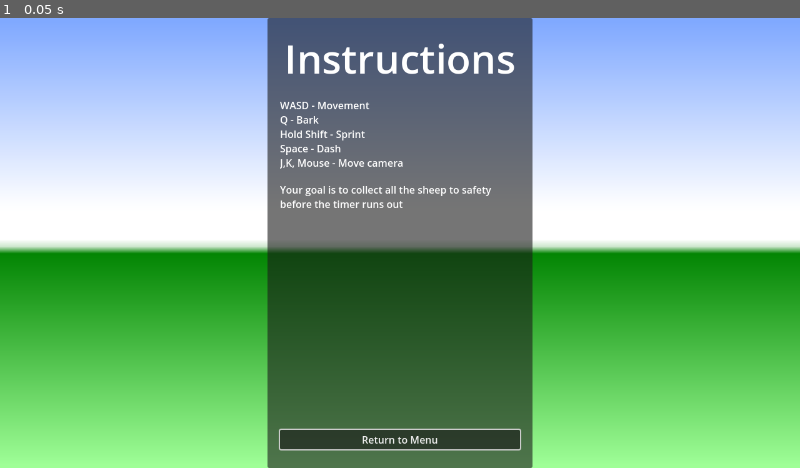
Above: before the commit, frame 1.
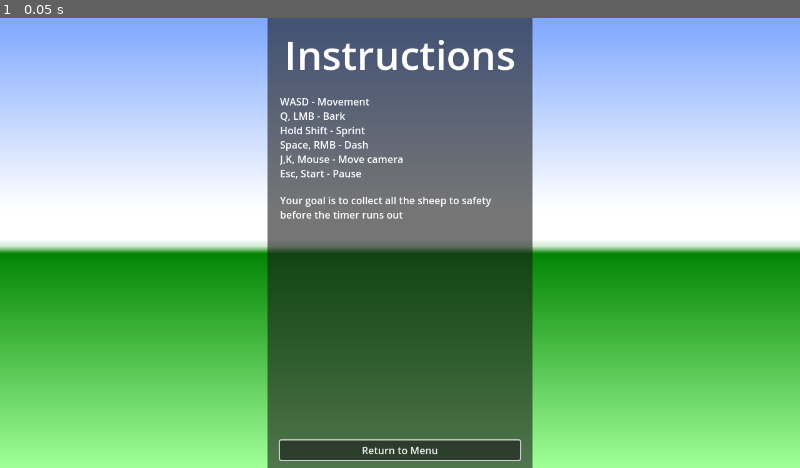
Above: after the commit, the same moment.

Repository: hunttis/ld-58
Game: Godot game, scene res://assets/scenes/menus/instructions.tscn
Same seed, same stepped clock (60 frames per second), same inputs: the game is played once before the commit and once after it. This scene is started directly instead of the project's main scene.
Inputs:
- Up to frame 1 (0.05 s): no input

The runs differ from the first frame. In frame 1, 3.8% of the frame differs, in the area x 33-67%, y 0-100%.

Commit message:
add pause instructions

Diff:
--- a/assets/scenes/menus/instructions.tscn
+++ b/assets/scenes/menus/instructions.tscn
@@ -71,10 +71,11 @@
 layout_mode = 2
 theme_override_colors/default_color = Color(1, 1, 1, 1)
 text = "WASD - Movement
-Q - Bark
+Q, LMB - Bark
 Hold Shift - Sprint
-Space - Dash
+Space, RMB - Dash
 J,K, Mouse - Move camera
+Esc, Start - Pause
 "
 fit_content = true
 
